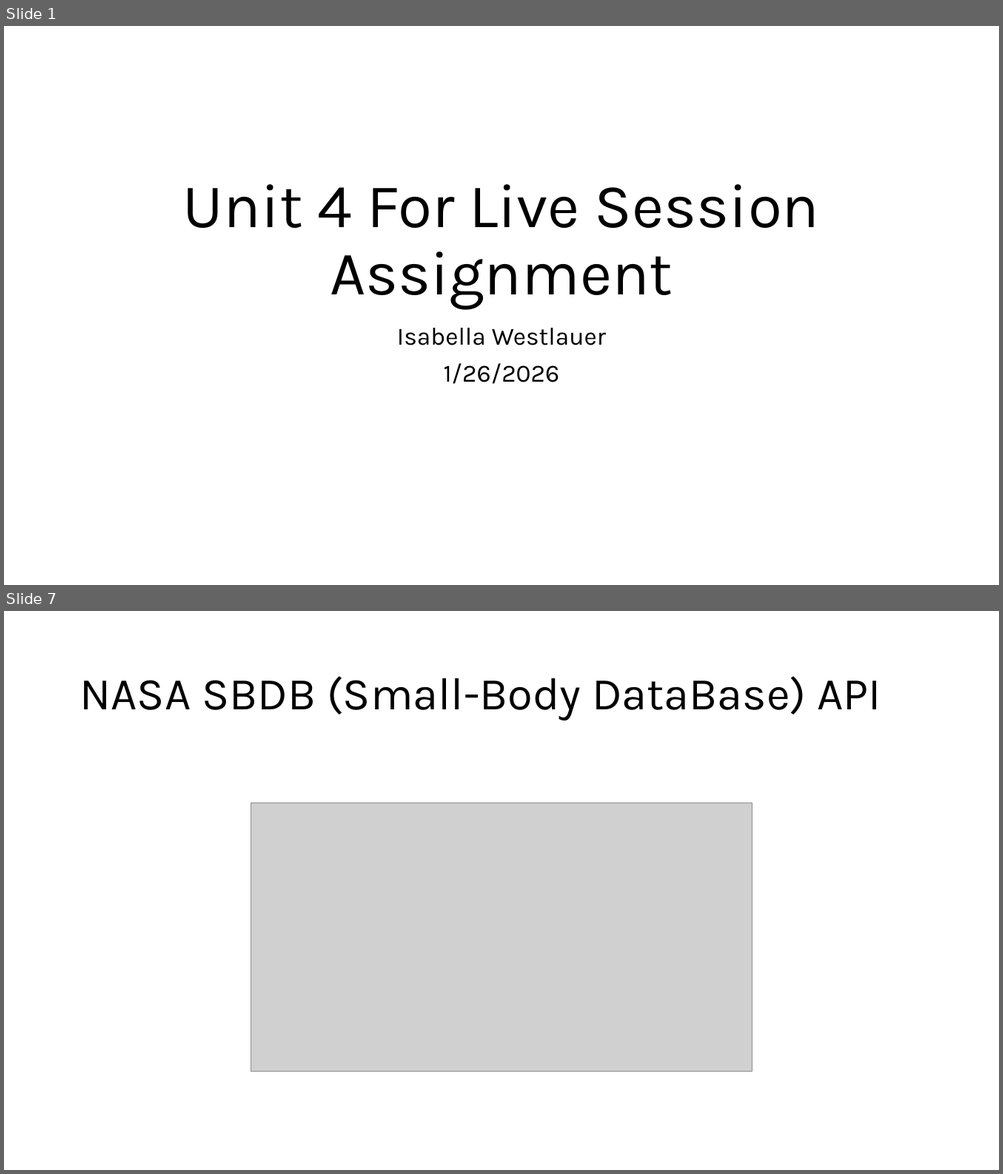
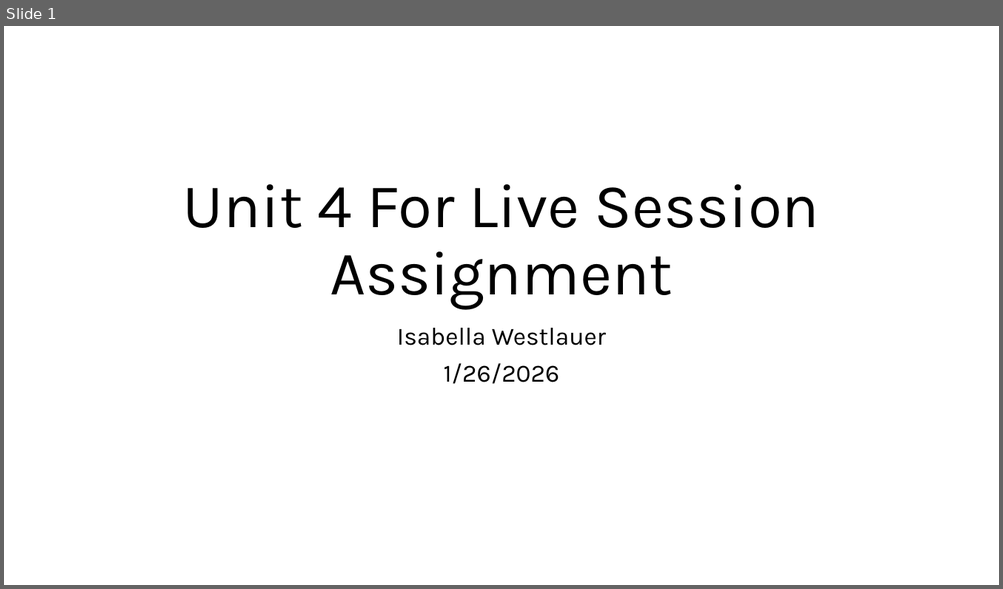
Before and after one commit to Iwestlauer/doing_data_science, a slide deck: Unit 4 Tidyverse/Isabella_Westlauer_FLS_Unit4.pptx. Shown one above the other, each under a label of ours: slides 1 and 7 before the commit, slide 1 after it; the slides between them are not shown. The pictures are 1003x1174 and 1003x589 pixels, drawn with LibreOffice and Linux fonts; fonts in the diff are those of the drawing; grey boxes stand for pictures. Boxes give left, top, right and bottom in pixels: in the first picture for what was removed or moved away, otherwise in the second. Text is boxed around its words. In the diff, an @@ line names an element or a change of style, - is before the commit and + after.

Commit message:
updated NASA API Rmd, and XML Scraping Rmd

```diff
--- a/Unit 4 Tidyverse/Isabella_Westlauer_FLS_Unit4.pptx
+++ b/Unit 4 Tidyverse/Isabella_Westlauer_FLS_Unit4.pptx
@@ slide 7 removed at (4, 611, 999, 1170), background #FFFFFF @@
@@ title removed at (79, 676, 881, 721) @@
-NASA SBDB (Small-Body DataBase) API
@@ picture removed at (251, 803, 751, 1071) @@
```
Also in this commit, not shown: 4 slides changed, 10 slides added, 1 other slide removed, 7 other files.
